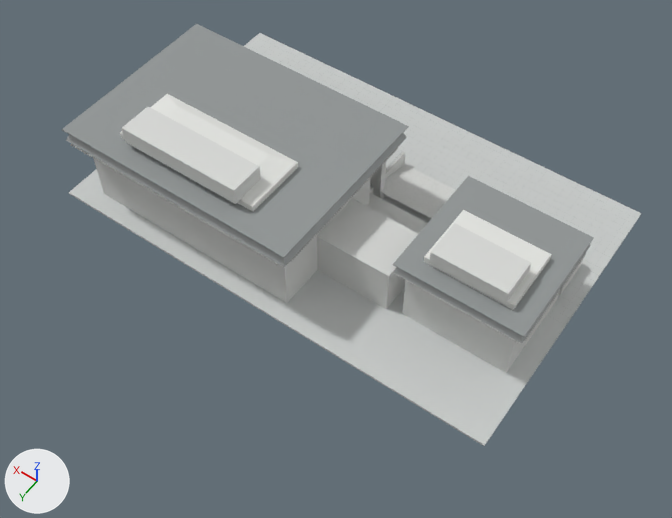
The Blender file public/model/sejong.blend, before and after one commit.
Camera for both pictures: a 50 mm camera at (-80.5, 121.3, 162.7) aimed at (-7.8, 19.4, 2.7). The lights are fixed; the arrows at lower left show +X, +Y and +Z. The first picture is the older version.

Names of what the first picture shows: 'ground', 'roof', 'roofedge', 'stone', 'stone2', 'white' and 1 more.
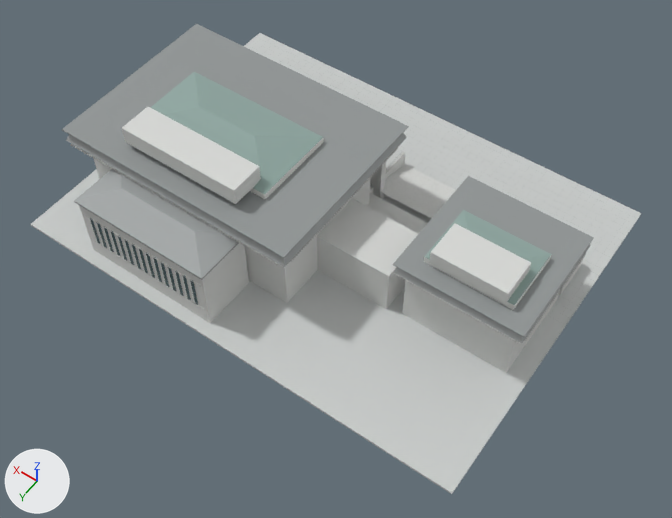
Changed parts and their boxes [x1, y1, x2, y2] in the pictures (672 x 518 px):
'ground', moved, rescaled (7% wider, 12% taller)
    before: [69, 33, 641, 446]
    after: [31, 33, 641, 494]
'stone', reshaped
    before: [94, 107, 584, 373]
    after: [79, 107, 584, 373]
'copper', added
    after: [150, 72, 552, 305]
part 1 of me_stone_002, added
    after: [79, 205, 249, 323]
part 2 of me_roof_002, added
    after: [74, 169, 238, 279]
part 3 of me_roofedge_002, added
    after: [74, 183, 239, 280]
part 5 of me_white_002, added
    after: [250, 138, 324, 199]
part 6 of me_white_002, deleted
    before: [120, 133, 298, 212]
part 7 of me_white_002, deleted
    before: [120, 94, 298, 207]

Diff of the bpy script that builds the scene:
```diff
--- a/public/model/sejong.blend.py
+++ b/public/model/sejong.blend.py
@@ me_stone_002 @@
-me_stone_002.from_pydata(...)  # 616 vertices, 462 faces; spans x -51.5..51.1, y -15.5..33.5, z 0.0..27.5
+me_stone_002.from_pydata(...)  # 624 vertices, 468 faces; spans x -51.5..51.1, y -15.5..47.0, z 0.0..27.5
+# me_stone_002 part 1: a new loose piece, a box spanning x 5.0..39.0, y 34.0..47.0, z 0.0..16.2, in mat_밝은_화강석_002 (light grey #d7d8d6)
 me_stone_002.materials.append(mat_밝은_화강석_002)
@@ me_roof_002 @@
 # verts and faces of me_roof_002; kept vertices keep their numbers, new ones are numbered from 16
-me_roof_002.from_pydata(...)  # 16 vertices, 12 faces; spans x -53.5..52.0, y -7.0..37.0, z 15.2..21.6
+me_roof_002.from_pydata(...)  # 22 vertices, 17 faces; spans x -53.5..52.0, y -7.0..47.5, z 15.2..21.6
+# me_roof_002 part 2
+verts[16] = (4.5, 33.5, 16.5)
+verts[17] = (39.5, 33.5, 16.5)
+verts[18] = (39.5, 47.5, 16.5)  # pixel (73, 200)
+verts[19] = (4.5, 47.5, 16.5)  # pixel (201, 278)
+verts[20] = (12.0, 40.5, 19.0)  # pixel (194, 231)
+verts[21] = (32.0, 40.5, 19.0)  # pixel (121, 188)
+faces += [(16, 17, 21, 20), (17, 18, 21), (18, 19, 20, 21), (16, 20, 19), (16, 19, 18, 17)]
 me_roof_002.materials.append(mat_회색_지붕_002)
@@ me_roofedge_002 @@
-me_roofedge_002.from_pydata(...)  # 280 vertices, 210 faces; spans x -53.6..52.1, y -14.5..37.1, z 3.9..21.8
+me_roofedge_002.from_pydata(...)  # 288 vertices, 216 faces; spans x -53.6..52.1, y -14.5..47.5, z 3.9..21.8
+# me_roofedge_002 part 3: a new loose piece, a box spanning x 4.5..39.5, y 33.5..47.5, z 16.08..16.52, in mat_처마_하부_002 (grey #909595)
 me_roofedge_002.materials.append(mat_처마_하부_002)
@@ me_ground_002 @@
-me_ground_002.from_pydata(...)  # 8 vertices, 6 faces; spans x -56.0..56.0, y -34.0..38.0, z -0.5..0.0
+me_ground_002.from_pydata(...)  # 8 vertices, 6 faces; spans x -56.0..56.0, y -34.0..50.0, z -0.5..0.0
+# me_ground_002 part 4: the whole mesh is scaled about its middle by (1, 1.17, 1), then moved by (0.0, 6.0, 0.0)
 me_ground_002.materials.append(mat_광장_석재_002)
@@ me_white_002 @@
-me_white_002.from_pydata(...)  # 32 vertices, 24 faces; spans x -50.5..40.0, y -12.2..31.5, z 3.1..24.3
+me_white_002.from_pydata(...)  # 24 vertices, 18 faces; spans x -50.5..40.0, y -12.2..27.5, z 3.1..23.3
+# me_white_002 part 5: a new loose piece, a box spanning x 4.0..40.0, y 7.5..27.5, z 21.1..23.3, in mat_옥상_벽_002 (white #e3e5e1)
+# me_white_002 part 6: the loose piece of 8 vertices spanning x 4.0..40.0, y 16.5..31.5, z 21.1..23.3 is deleted
+# me_white_002 part 7: the loose piece of 8 vertices spanning x 4.0..40.0, y 16.5..31.5, z 23.3..24.3 is deleted
 me_white_002.materials.append(mat_옥상_벽_002)
@@ me_copper @@
+me_copper.from_pydata([(4.0, 7.5, 23.3), (40.0, 7.5, 23.3), (40.0, 27.5, 23.3), (4.0, 27.5, 23.3), (14.5, 17.5, 25.7), (29.5, 17.5, 25.7), (-49.0, 4.5, 19.2), (-29.0, 4.5, 19.2), (-29.0, 19.5, 19.2), (-49.0, 19.5, 19.2), (-43.0, 12.0, 20.6), (-35.0, 12.0, 20.6)], [], [(0, 1, 5, 4), (1, 2, 5), (2, 3, 4, 5), (3, 0, 4), (3, 2, 1, 0), (6, 7, 11, 10), (7, 8, 11), (8, 9, 10, 11), (9, 6, 10), (9, 8, 7, 6)])
+me_copper.materials.append(mat_녹청색_지붕)  # grey #93aaa4
@@ ob_copper @@
+ob_copper = bpy.data.objects.new('copper', me_copper)
+ob_copper.location = (0.0, 0.0, 0.0)
```
